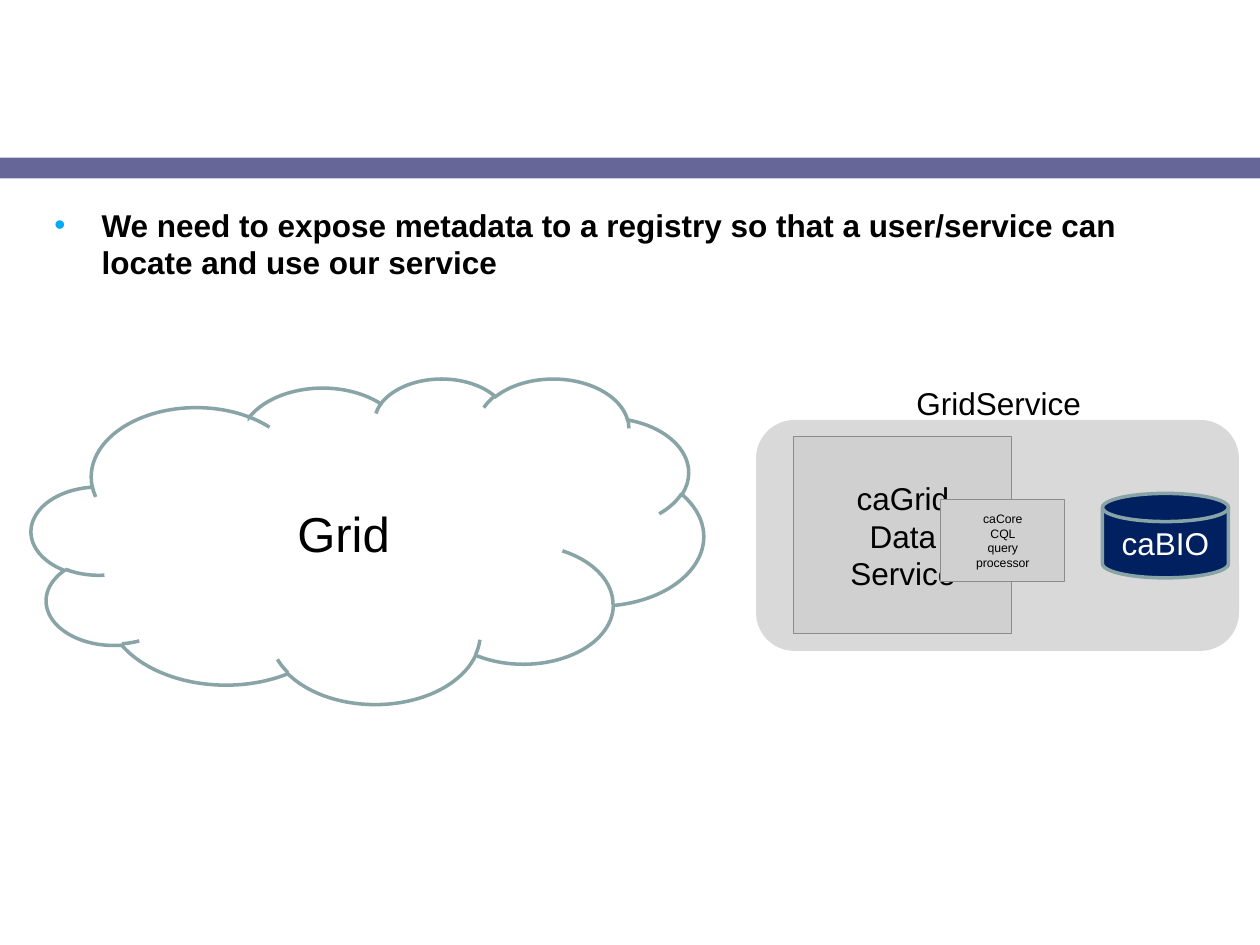
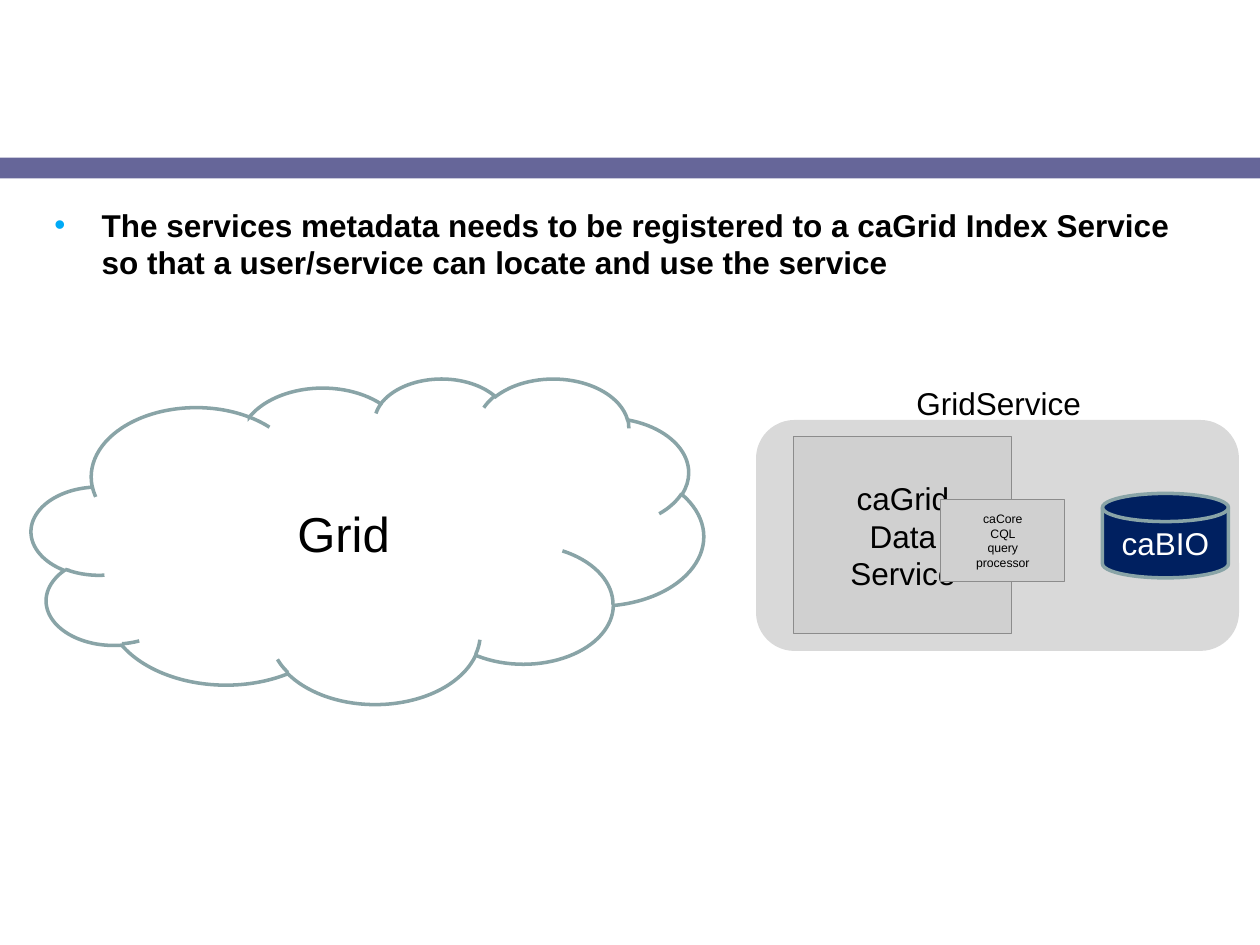
Before and after one commit to NCIP/cagrid-docs, a slide deck: slide 28 of presentations/2008_AnnualMeeting/breakouts/caGrid_Introduce.ppt (slide 20 before the commit). Drawn at 1260x945 pixels with LibreOffice and Linux fonts; fonts in the diff are those of the drawing; grey boxes stand for pictures; background and template pictures are left out. Boxes give left, top, right and bottom in pixels: in the first picture for what was removed or moved away, otherwise in the second. Text is boxed around its words. In the diff, an @@ line names an element or a change of style, - is before the commit and + after.

```diff
--- a/presentations/2008_AnnualMeeting/breakouts/caGrid_Introduce.ppt
+++ b/presentations/2008_AnnualMeeting/breakouts/caGrid_Introduce.ppt
@@ text at (x1=102, y1=214, x2=1169, y2=275): text changed @@
-• We need to expose metadata to a registry so that a user/service can locate and use our service
+• The services metadata needs to be registered to a caGrid Index Service so that a user/service can locate and use the service
```
Also in this commit, not shown: 11 other slides changed, 6 slides added.
